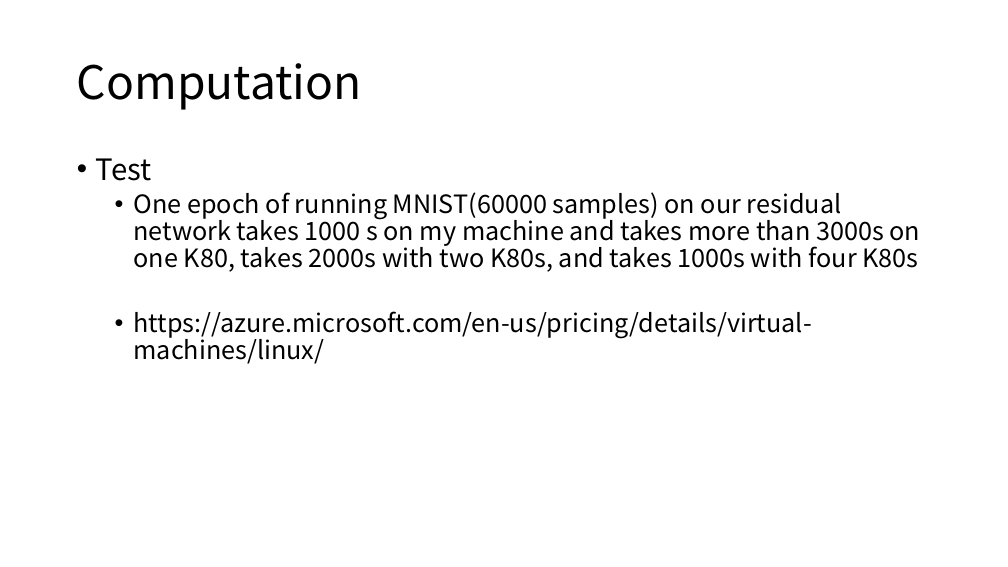
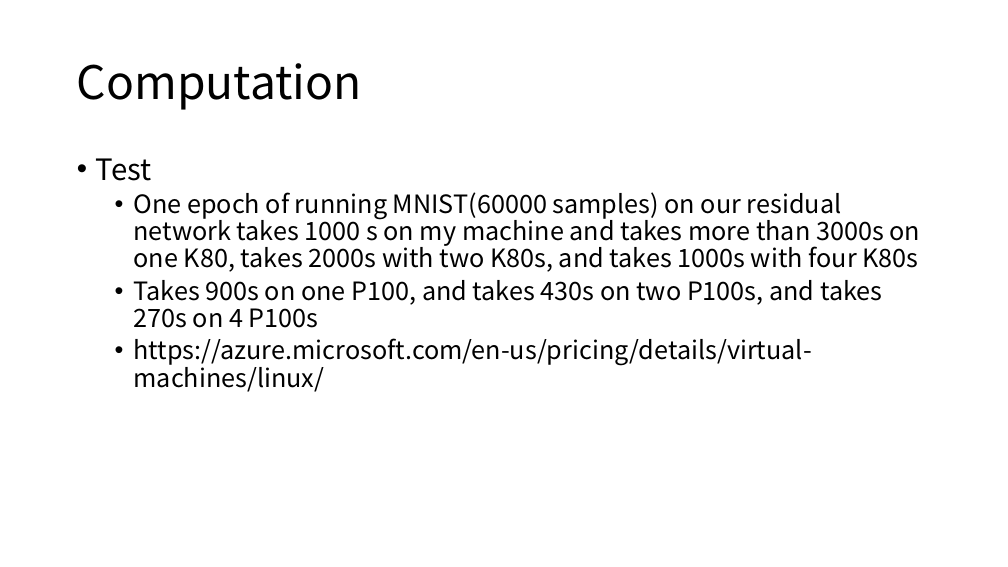
Before and after one commit to diaoenmao/Research, a slide deck: slide 4 of doc/Report/ongoing.pptx. Drawn at 1008x567 pixels with LibreOffice and Linux fonts; fonts in the diff are those of the drawing. Boxes give left, top, right and bottom in pixels: in the first picture for what was removed or moved away, otherwise in the second. Text is boxed around its words. In the diff, an @@ line names an element or a change of style, - is before the commit and + after.

```diff
--- a/doc/Report/ongoing.pptx
+++ b/doc/Report/ongoing.pptx
@@ text at [134,280,882,328]: paragraph added @@
+  • Takes 900s on one P100, and takes 430s on two P100s, and takes 270s on 4 P100s
```
Also in this commit, not shown: 2 other slides changed, 1 other file.
